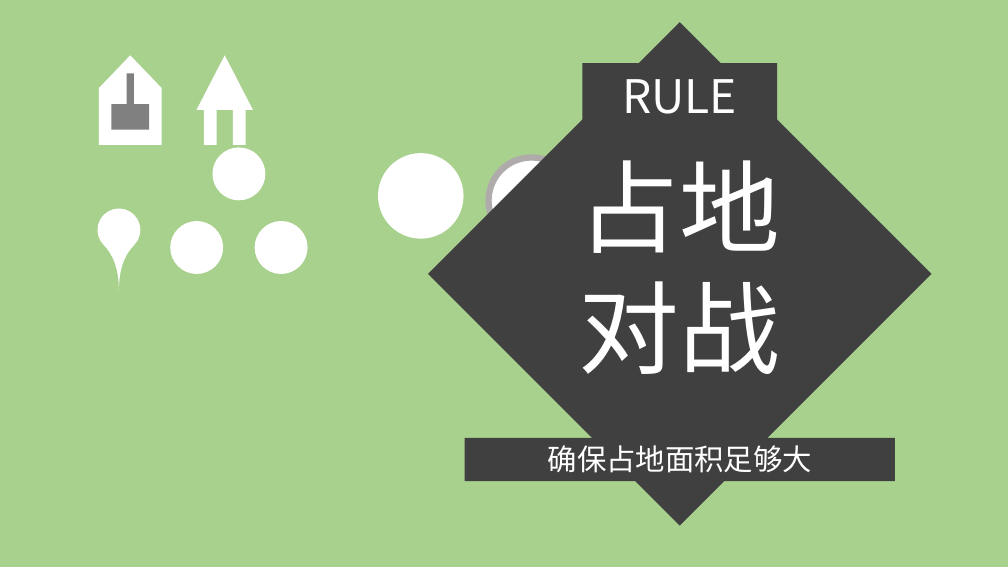
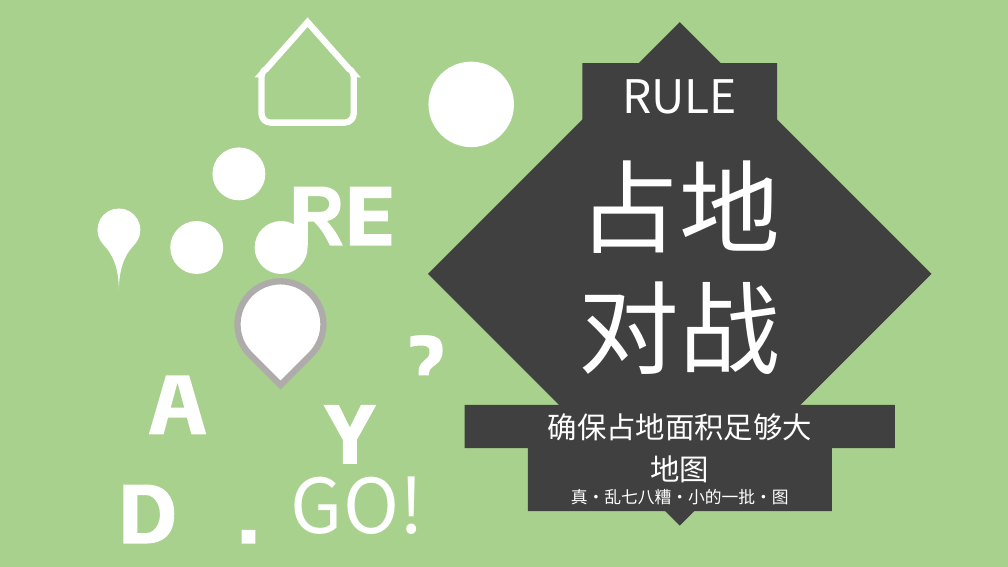
Before and after one commit to Hamster5295/HSplatoon, a slide deck: slide 3 of Texture/Texture.pptx (slide 1 before the commit). Drawn at 1008x567 pixels with LibreOffice and Linux fonts; fonts in the diff are those of the drawing. Boxes give left, top, right and bottom in pixels: in the first picture for what was removed or moved away, otherwise in the second. Text is boxed around its words. In the diff, an @@ line names an element or a change of style, - is before the commit and + after.

```diff
--- a/Texture/Texture.pptx
+++ b/Texture/Texture.pptx
@@ freeform shape added at (262,22,354,123), outline #FFFFFF 6 pt @@
@@ freeform shape removed at (99,56,161,145) @@
@@ triangle removed at (197,55,253,110) @@
@@ freeform shape removed at (111,73,149,129) @@
@@ ellipse: place and size @@
-ellipse at (378,154,464,239)
+ellipse at (429,61,514,147)
@@ rectangle removed at (204,110,217,144) @@
@@ rectangle removed at (233,110,246,144) @@
@@ freeform shape added at (294,187,343,246), fill #FFFFFF @@
@@ freeform shape added at (350,187,392,246), fill #FFFFFF @@
@@ teardrop: place and size @@
-teardrop at (471,139,593,261)
+teardrop at (220,263,342,385)
@@ freeform shape added at (411,335,443,375), fill #FFFFFF @@
@@ freeform shape added at (149,376,206,435), fill #FFFFFF @@
@@ freeform shape added at (324,405,377,464), fill #FFFFFF @@
@@ rectangle "确保占地面积足够大": place and size @@
-rectangle "确保占地面积足够大" at (464,438,895,481)
+rectangle "确保占地面积足够大" at (464,405,895,448)
@@ rectangle added at (528,448,832,511), fill #404040, 16 pt, text #FFFFFF @@
+地图
+真·乱七八糟·小的一批·图
@@ text added at (291,456,424,534), 72 pt, text #FFFFFF @@
+GO!
@@ freeform shape added at (123,485,174,544), fill #FFFFFF @@
@@ freeform shape added at (242,530,256,544), fill #FFFFFF @@
```
Also in this commit, not shown: 3 slides added, 1 slide removed, 36 other files.
